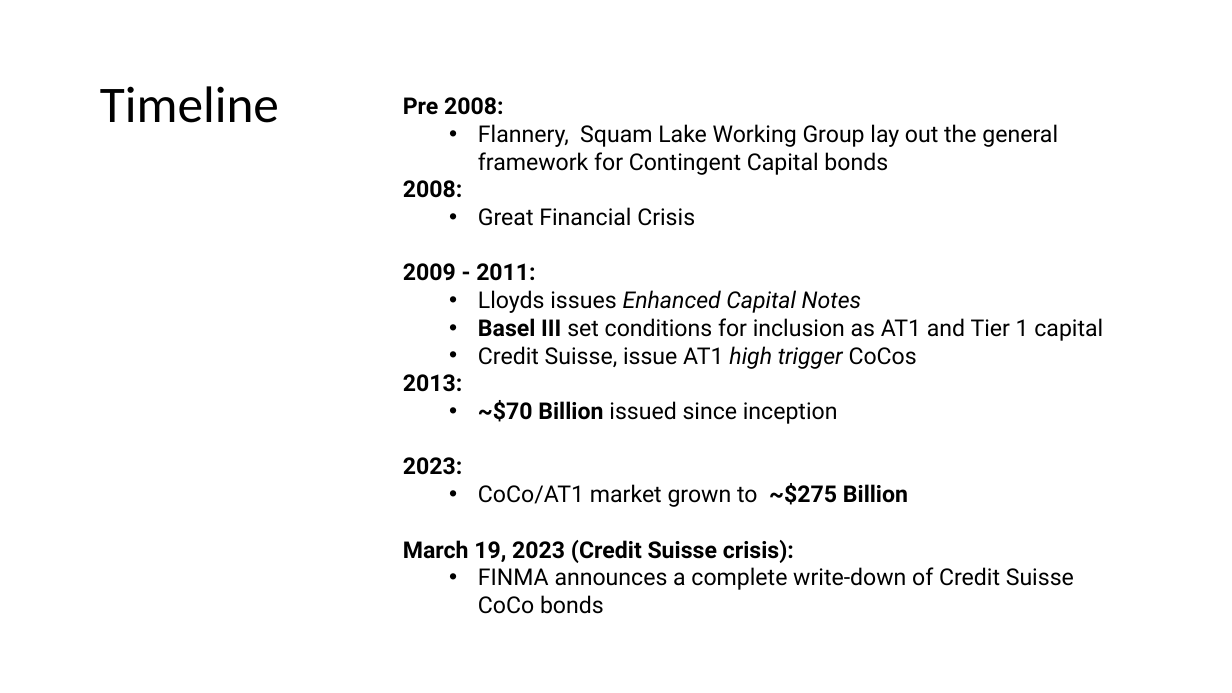
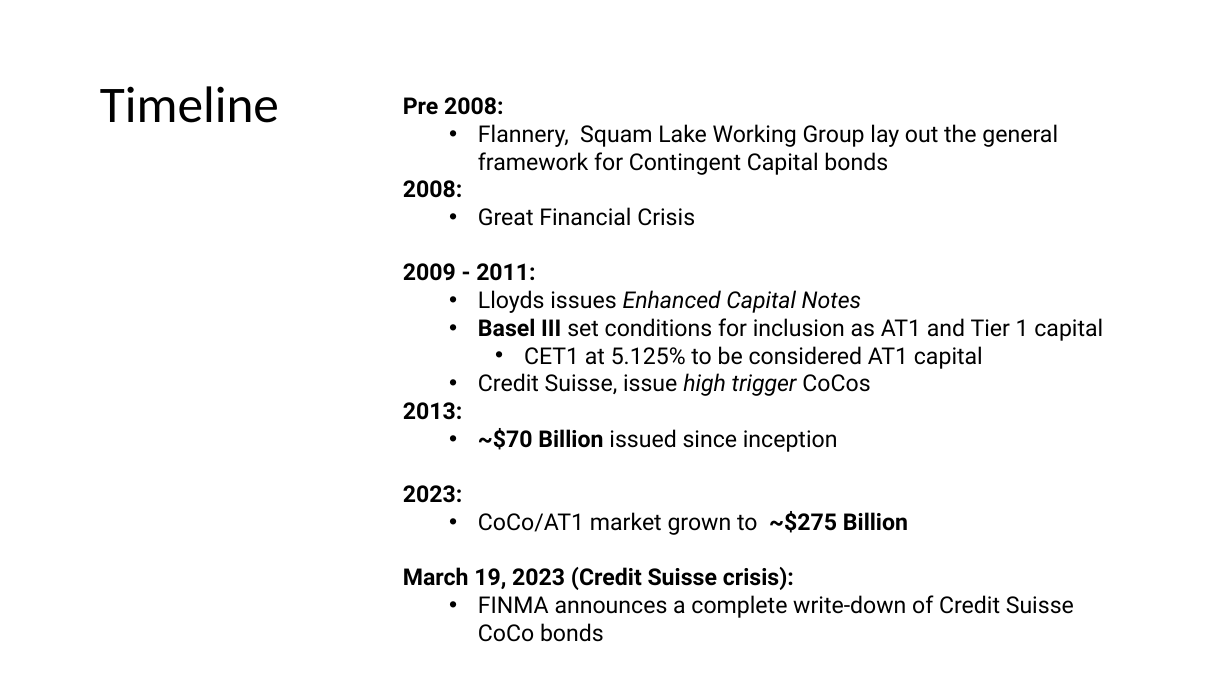
Before and after one commit to steinarb1234/DCL_coco_bond, a slide deck: slide 3 of Enhancing Bank Robustness through Dynamic Control of Leverage.pptx. Drawn at 1232x693 pixels with LibreOffice and Linux fonts; fonts in the diff are those of the drawing. Boxes give left, top, right and bottom in pixels: in the first picture for what was removed or moved away, otherwise in the second. Text is boxed around its words. In the diff, an @@ line names an element or a change of style, - is before the commit and + after.

```diff
--- a/Enhancing Bank Robustness through Dynamic Control of Leverage.pptx
+++ b/Enhancing Bank Robustness through Dynamic Control of Leverage.pptx
@@ text at bbox=[478, 346, 983, 396]: text changed @@
-  • Credit Suisse, issue AT1 high trigger CoCos
+    • CET1 at 5.125% to be considered AT1 capital
+  • Credit Suisse, issue high trigger CoCos
```
Also in this commit, not shown: 15 other slides changed, 3 slides added, 4 slides removed.
